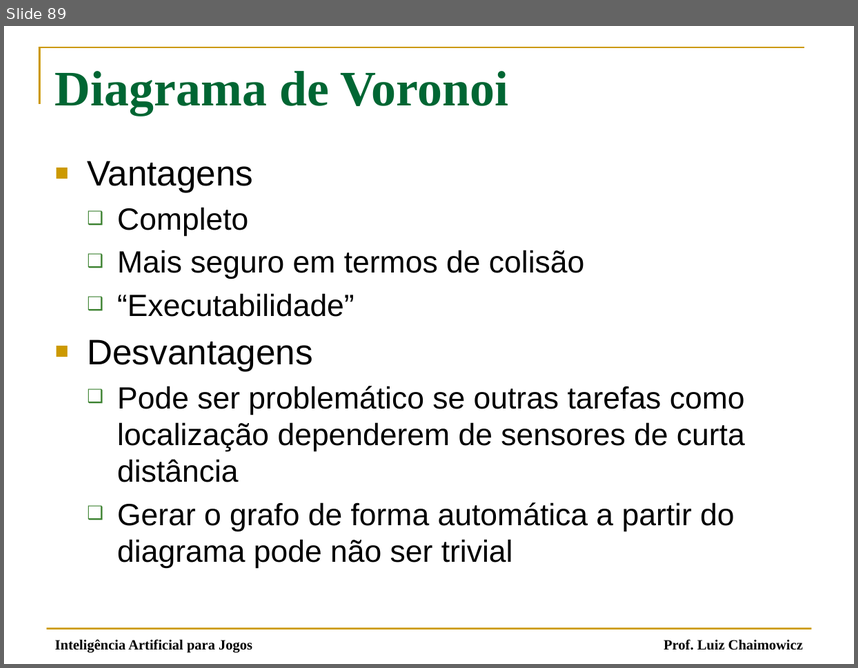
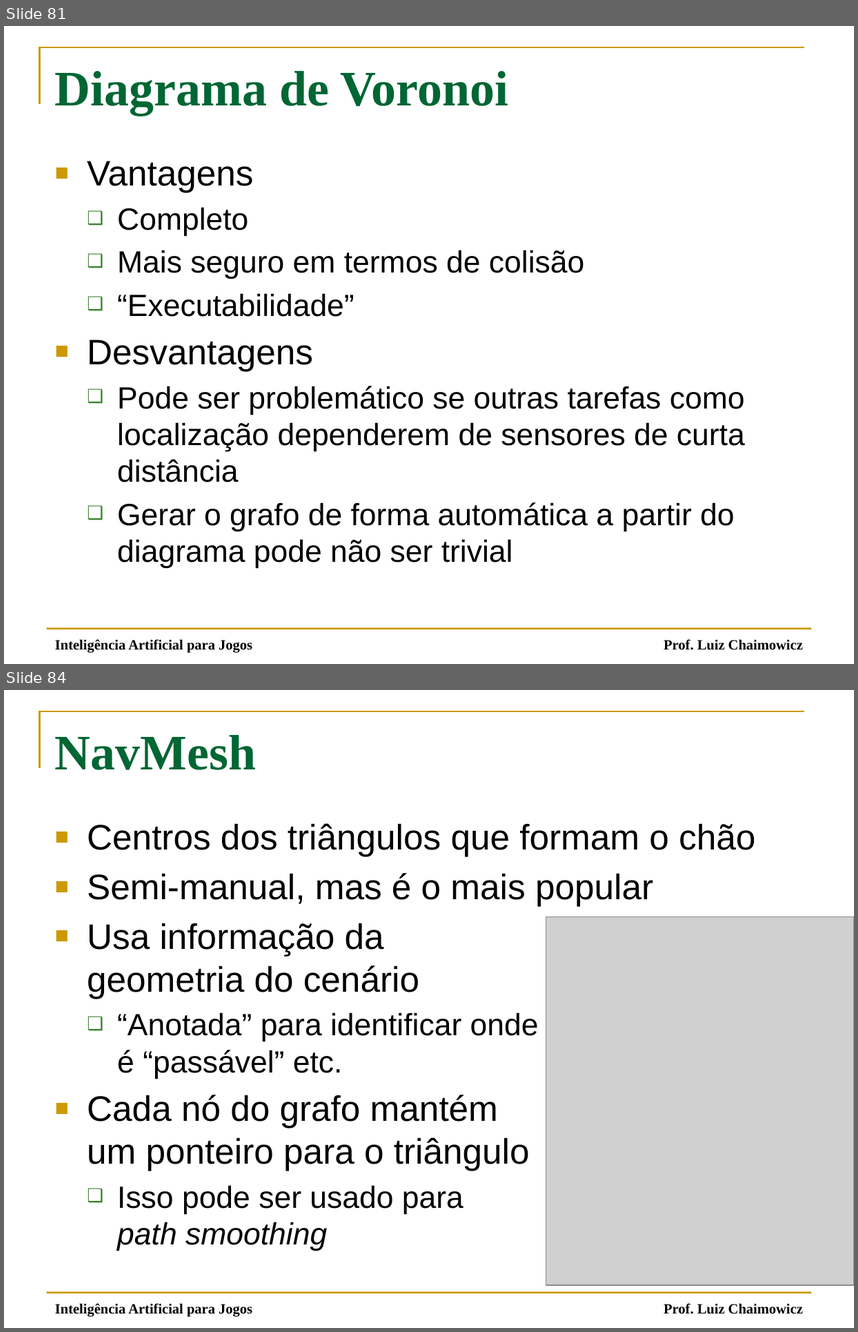
Before and after one commit to fegemo/cefet-games, a slide deck: attachments/IA 03 - Movimentação Simples.pptx. Shown one above the other, each under a label of ours: slide 89 before the commit, slides 81 and 84 after it; the slides between them are not shown. The pictures are 858x668 and 858x1332 pixels, drawn with LibreOffice and Linux fonts; fonts in the diff are those of the drawing; grey boxes stand for pictures. Boxes give left, top, right and bottom in pixels: in the first picture for what was removed or moved away, otherwise in the second. Text is boxed around its words. In the diff, an @@ line names an element or a change of style, - is before the commit and + after.

```diff
--- a/attachments/IA 03 - Movimentação Simples.pptx
+++ b/attachments/IA 03 - Movimentação Simples.pptx
@@ slide 84 added at bbox=[4, 690, 854, 1328], background #FFFFFF; not listed: 3 template elements that a slide beside it also shows @@
@@ title added at bbox=[55, 735, 256, 770], 42 pt, text #006633, bold @@
+NavMesh
@@ text added at bbox=[87, 823, 755, 1250], 30 pt, text #000000 @@
+■ Centros dos triângulos que formam o chão
+■ Semi-manual, mas é o mais popular
+■ Usa informação da
+  geometria do cenário
+  ❑ “Anotada” para identificar onde
+    é “passável” etc.
+■ Cada nó do grafo mantém
+  um ponteiro para o triângulo
+  ❑ Isso pode ser usado para
+    path smoothing
@@ picture added at bbox=[546, 917, 854, 1285] @@
@@ text added at bbox=[55, 1303, 252, 1317], 12 pt, text #000000 @@
+Inteligência Artificial para Jogos
@@ what was slide 89 is now slide 81 @@
```
Also in this commit, not shown: 8 slides changed, 3 other slides added, 37 slides removed, 1 other file.
